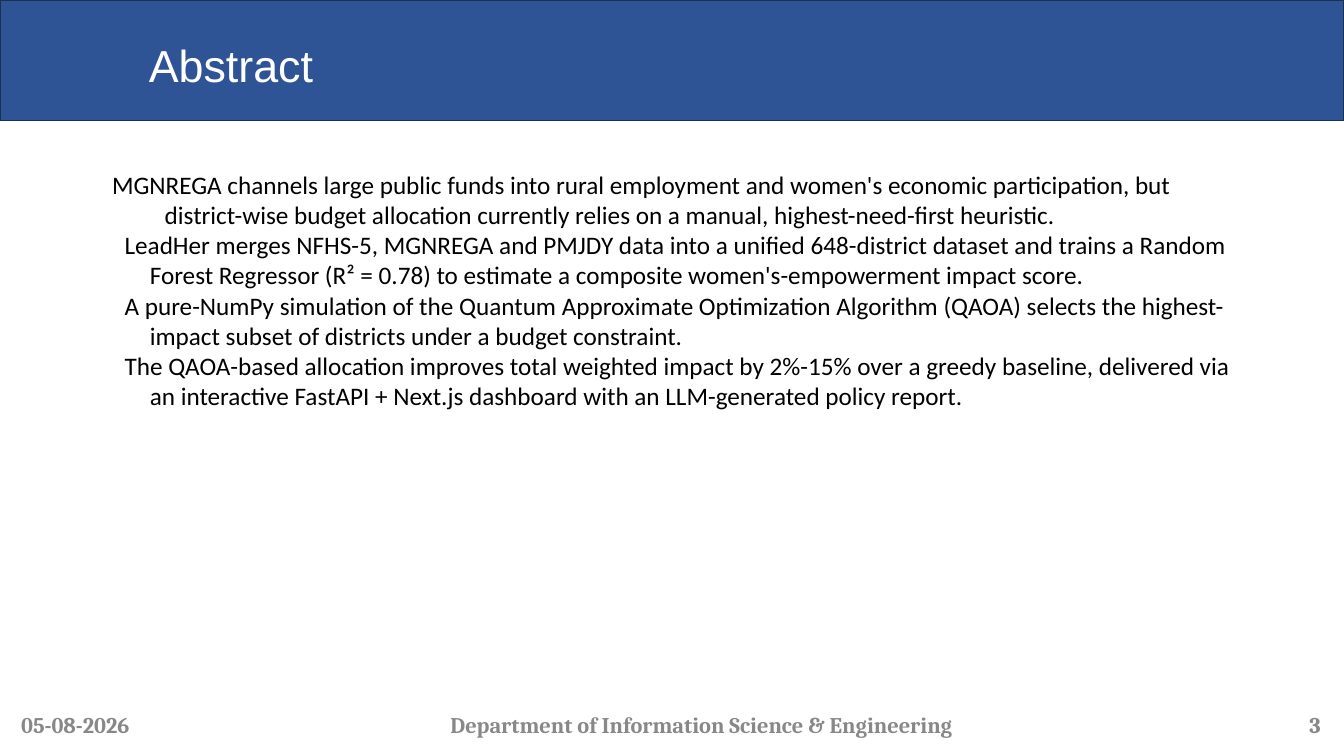
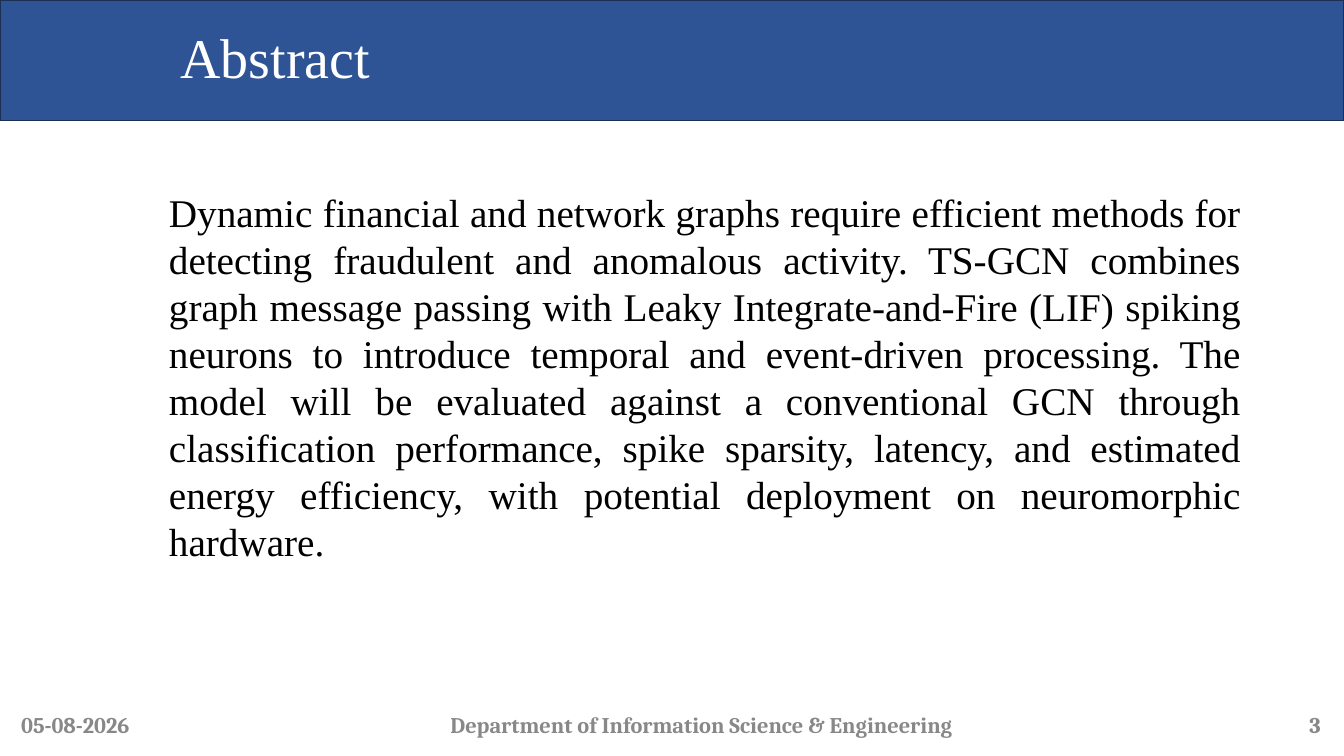
Before and after one commit to Dikshith-Manjunath/FS-Lab, a slide deck: slide 3 of A-08_TG-SNN.pptx. Drawn at 1344x756 pixels with LibreOffice and Linux fonts; fonts in the diff are those of the drawing; background and template pictures are left out. Boxes give left, top, right and bottom in pixels: in the first picture for what was removed or moved away, otherwise in the second. Text is boxed around its words. In the diff, an @@ line names an element or a change of style, - is before the commit and + after.

```diff
--- a/A-08_TG-SNN.pptx
+++ b/A-08_TG-SNN.pptx
@@ title "Abstract": place and size @@
-title "Abstract" at [149, 49, 313, 83]
+title "Abstract" at [180, 39, 369, 79]
@@ title "Abstract" at [180, 39, 369, 79]: size 32 to 40 pt, font Arial to Times New Roman @@
@@ text removed at [112, 176, 1229, 410] @@
-MGNREGA channels large public funds into rural employment and women's economic participation, but district-wise budget allocation currently relies on a manual, highest-need-first heuristic.
-LeadHer merges NFHS-5, MGNREGA and PMJDY data into a unified 648-district dataset and trains a Random Forest Regressor (R² = 0.78) to estimate a composite women's-empowerment impact score.
-A pure-NumPy simulation of the Quantum Approximate Optimization Algorithm (QAOA) selects the highest-impact subset of districts under a budget constraint.
-The QAOA-based allocation improves total weighted impact by 2%-15% over a greedy baseline, delivered via an interactive FastAPI + Next.js dashboard with an LLM-generated policy report.
@@ text added at [169, 199, 1241, 557], 28 pt, text #000000 @@
+Dynamic financial and network graphs require efficient methods for detecting fraudulent and anomalous activity. TS-GCN combines graph message passing with Leaky Integrate-and-Fire (LIF) spiking neurons to introduce temporal and event-driven processing. The model will be evaluated against a conventional GCN through classification performance, spike sparsity, latency, and estimated energy efficiency, with potential deployment on neuromorphic hardware.
```
Also in this commit, not shown: 11 other slides changed, 1 other file.
